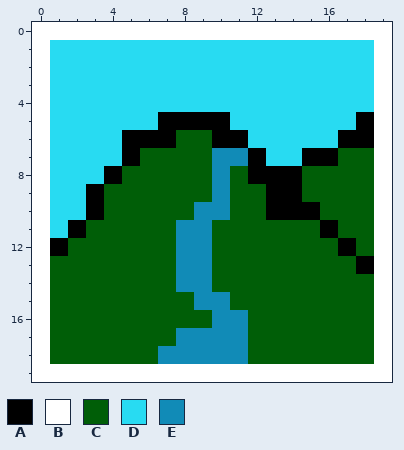
One commit to this pixel-art sprite: Program/Image/ButtonBackground.png. Above: the version before the commit.
The file is 40x40 pixels, drawn in blocks of 2x2; one block is one cell here.
Palette (. is transparent): A #000000  B #ffffff  C #005e07  D #28dbf2  E #118bb7
Pixels before, first column x 0:
 0 BBBBBBBBBBBBBBBBBBBB
 1 BDDDDDDDDDDDDDDDDDDB
 2 BDDDDDDDDDDDDDDDDDDB
 3 BDDDDDDDDDDDDDDDDDDB
 4 BDDDDDDDDDDDDDDDDDDB
 5 BDDDDDDAAAADDDDDDDAB
 6 BDDDDAAACCAADDDDDAAB
 7 BDDDDACCCCEEADDAACCB
 8 BDDDACCCCCECAAACCCCB
 9 BDDACCCCCCECCAACCCCB
10 BDDACCCCCEECCAAACCCB
11 BDACCCCCEECCCCCCACCB
12 BACCCCCCEECCCCCCCACB
13 BCCCCCCCEECCCCCCCCAB
14 BCCCCCCCEECCCCCCCCCB
15 BCCCCCCCCEECCCCCCCCB
16 BCCCCCCCCCEECCCCCCCB
17 BCCCCCCCEEEECCCCCCCB
18 BCCCCCCEEEEECCCCCCCB
19 BBBBBBBBBBBBBBBBBBBB
The same view after the edit:
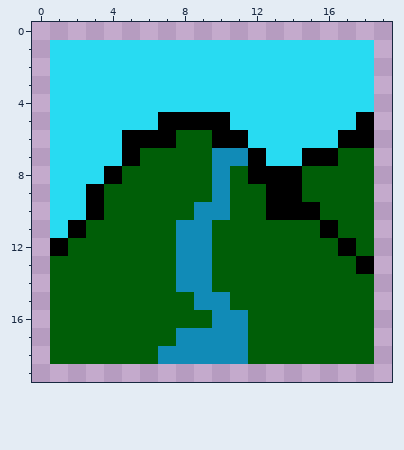
What changed:
Changed rows in their new state; - is an unchanged pixel.
first column x 0:
 0 ....................
 1 .------------------.
 2 .------------------.
 3 .------------------.
 4 .------------------.
 5 .------------------.
 6 .------------------.
 7 .------------------.
 8 .------------------.
 9 .------------------.
10 .------------------.
11 .------------------.
12 .------------------.
13 .------------------.
14 .------------------.
15 .------------------.
16 .------------------.
17 .------------------.
18 .------------------.
19 ....................
Pixel boxes of the changes (left, top, right, bottom) in both pictures:
erased: (32, 22, 392, 382)
